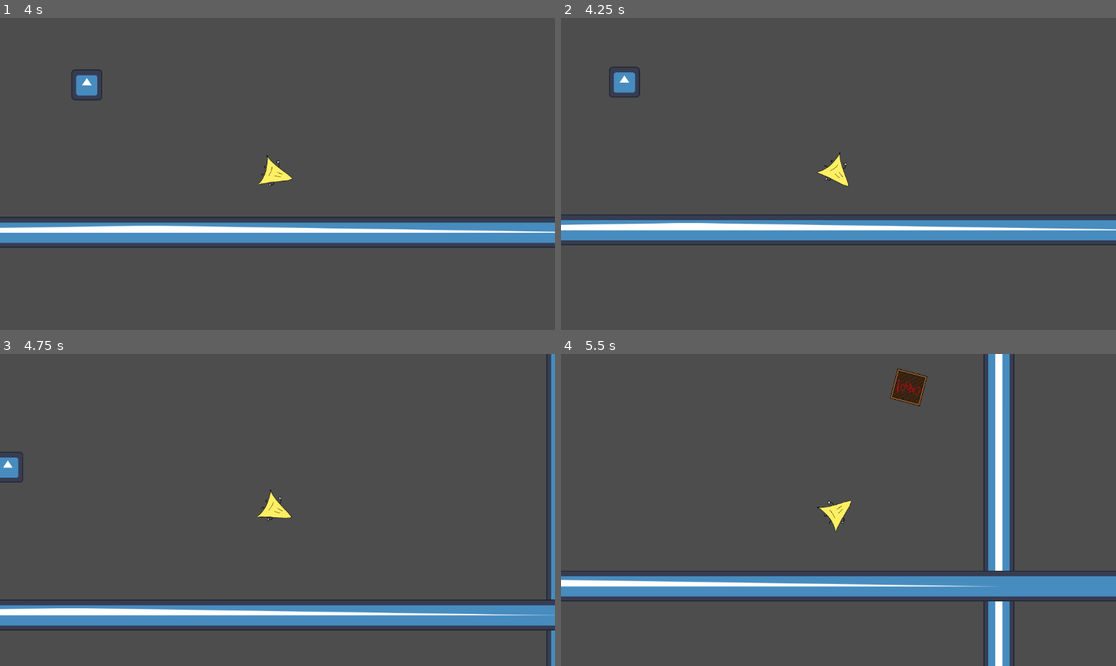
Above: before the commit, frames 1-4 (two rows, left to right).
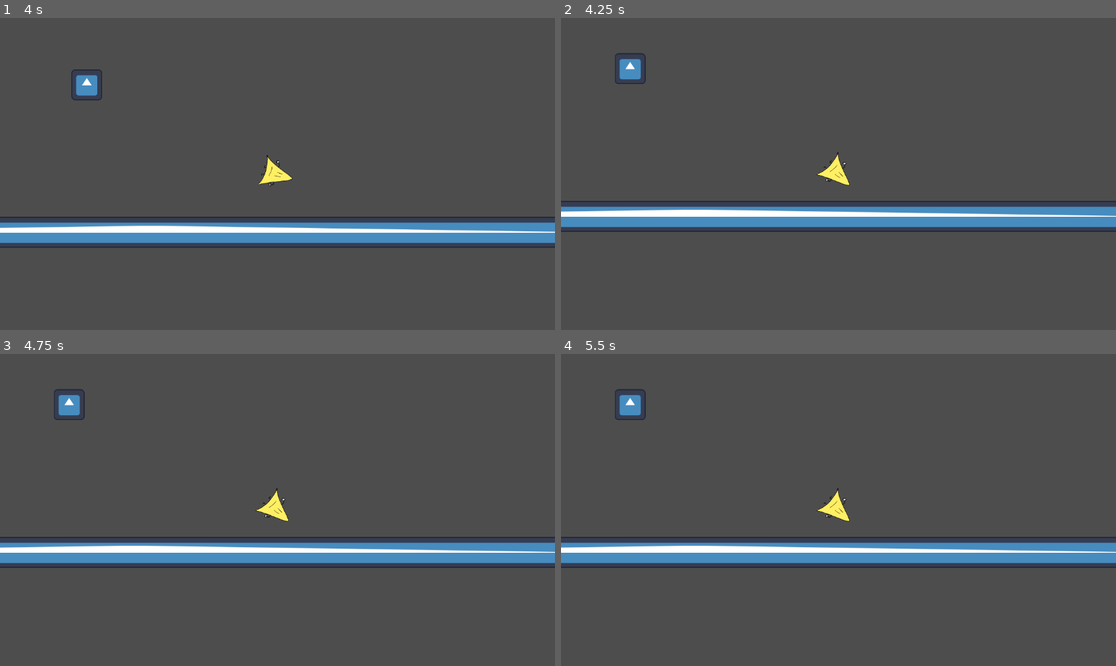
Above: after the commit, the same moments.

Repository: badfetus/space-postal-service
Game: Godot game, scene res://play_scene.tscn
The game is run twice, just before and just after one commit, with the same random seed, the same clock (stepped at 60 frames per second) and the same inputs. The engine's default icon, where the game draws it, is replaced by a stand-in: a white triangle on a blue panel in a dark square.
Inputs:
- Up to frame 1 (4 s): hold Right (Right) 0.53-1.28 s; hold Space (Boost) 0.53-1.28 s; hold Left (Left) 1.28-2.03 s; tap Ctrl (Cargo) at 1.35, 2.85 s; hold Space (Boost) 2.03-2.78 s; hold Right (Right) 2.03-3.53 s; hold Left (Left) from 3.53 s (still down); hold Space (Boost) from 3.53 s (still down)
- Up to frame 2 (4.25 s): keep holding Left (Left); keep holding Space (Boost); tap Escape (Pause, bound only after the commit) at 4.15 s
- Up to frame 3 (4.75 s): keep holding Left (Left); release Space (Boost) at 4.28 s; tap Ctrl (Cargo) at 4.35 s
- Up to frame 4 (5.5 s): keep holding Left (Left); hold Space (Boost) from 5.03 s (still down)

Frame 1 is identical in both runs. In frame 2, 11% of the frame differs, in the area x 0-100%, y 11-73%; in frame 3, 17%; in frame 4, 19%, in the area x 0-100%, y 0-100%.

Commit message:
added pausing

Diff:
--- /dev/null
+++ b/PauseMenu.gd
@@ -0,0 +1,13 @@
+extends Node2D
+
+
+# Called when the node enters the scene tree for the first time.
+func _ready():
+	process_mode = Node.PROCESS_MODE_ALWAYS
+	pass # Replace with function body.
+
+
+# Called every frame. 'delta' is the elapsed time since the previous frame.
+func _process(delta):
+	if Input.is_action_just_pressed("Pause"):
+		get_tree().paused = !get_tree().paused
--- /dev/null
+++ b/PauseMenu.tscn
@@ -0,0 +1,6 @@
+[gd_scene load_steps=2 format=3 uid="uid://b4h7bhwygmnh5"]
+
+[ext_resource type="Script" path="res://PauseMenu.gd" id="1_oc5iy"]
+
+[node name="PauseMenu" type="Node2D"]
+script = ExtResource("1_oc5iy")
--- a/play_scene.tscn
+++ b/play_scene.tscn
@@ -1,8 +1,9 @@
-[gd_scene load_steps=5 format=3 uid="uid://b1f3oxxe0j1hv"]
+[gd_scene load_steps=6 format=3 uid="uid://b1f3oxxe0j1hv"]
 
 [ext_resource type="PackedScene" uid="uid://buafxlc75qtin" path="res://player/player.tscn" id="1_53l42"]
 [ext_resource type="PackedScene" uid="uid://cqsc16gn72x30" path="res://wall.tscn" id="2_l1uel"]
 [ext_resource type="PackedScene" uid="uid://c36r31gr38bvi" path="res://cargo/cargo.tscn" id="3_3sh2j"]
+[ext_resource type="PackedScene" uid="uid://b4h7bhwygmnh5" path="res://PauseMenu.tscn" id="4_f7mxr"]
 
 [sub_resource type="PhysicsMaterial" id="PhysicsMaterial_3j22p"]
 bounce = 0.5
@@ -60,3 +61,7 @@
 [node name="wall2" parent="wall2" instance=ExtResource("2_l1uel")]
 position = Vector2(138.68, -5132)
 scale = Vector2(100, 1)
+
+[node name="PauseMenu" parent="." instance=ExtResource("4_f7mxr")]
+position = Vector2(123, 2337)
+scale = Vector2(100, 1)
--- a/player/player.gd
+++ b/player/player.gd
@@ -7,6 +7,8 @@
 var PIECE = preload("res://ropelink.tscn")
 
 var scene = self.get_parent()
+
+var paused = false
 
 func _ready():
 	contact_monitor = true
--- a/project.godot
+++ b/project.godot
@@ -42,6 +42,16 @@
 "events": [Object(InputEventKey,"resource_local_to_scene":false,"resource_name":"","device":-1,"window_id":0,"alt_press …(182 unchanged characters)…
 ]
 }
+Pause={
+"deadzone": 0.5,
+"events": [Object(InputEventKey,"resource_local_to_scene":false,"resource_name":"","device":-1,"window_id":0,"alt_pressed":false,"shift_pressed":false,"ctrl_pressed":false,"meta_pressed":false,"pressed":false,"keycode":0,"physical_keycode":4194305,"key_label":0,"unicode":0,"echo":false,"script":null)
+]
+}
+
+[layer_names]
+
+2d_physics/layer_1="Main"
+2d_physics/layer_2="Rope"
 
 [rendering]
 
